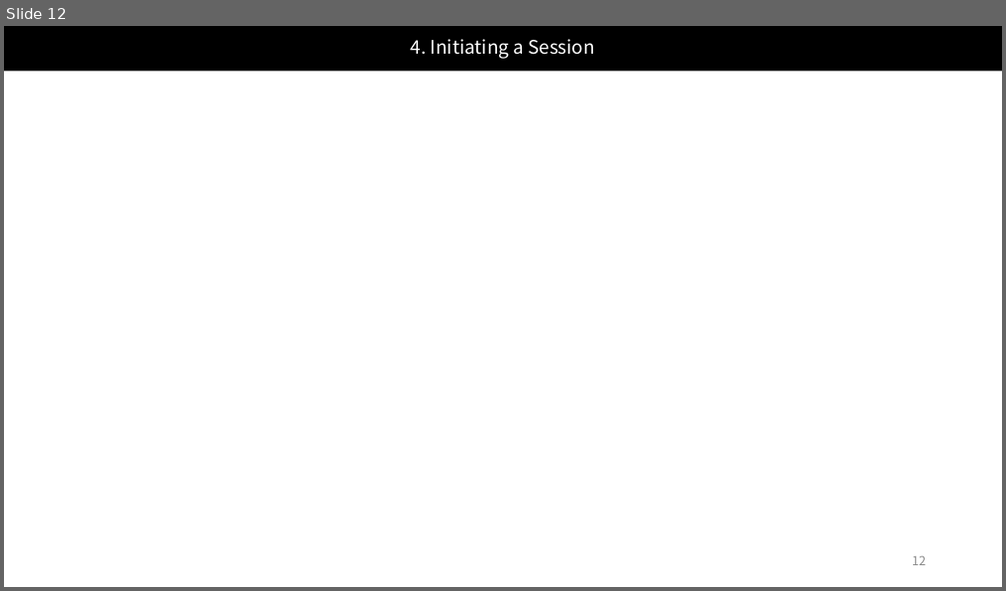
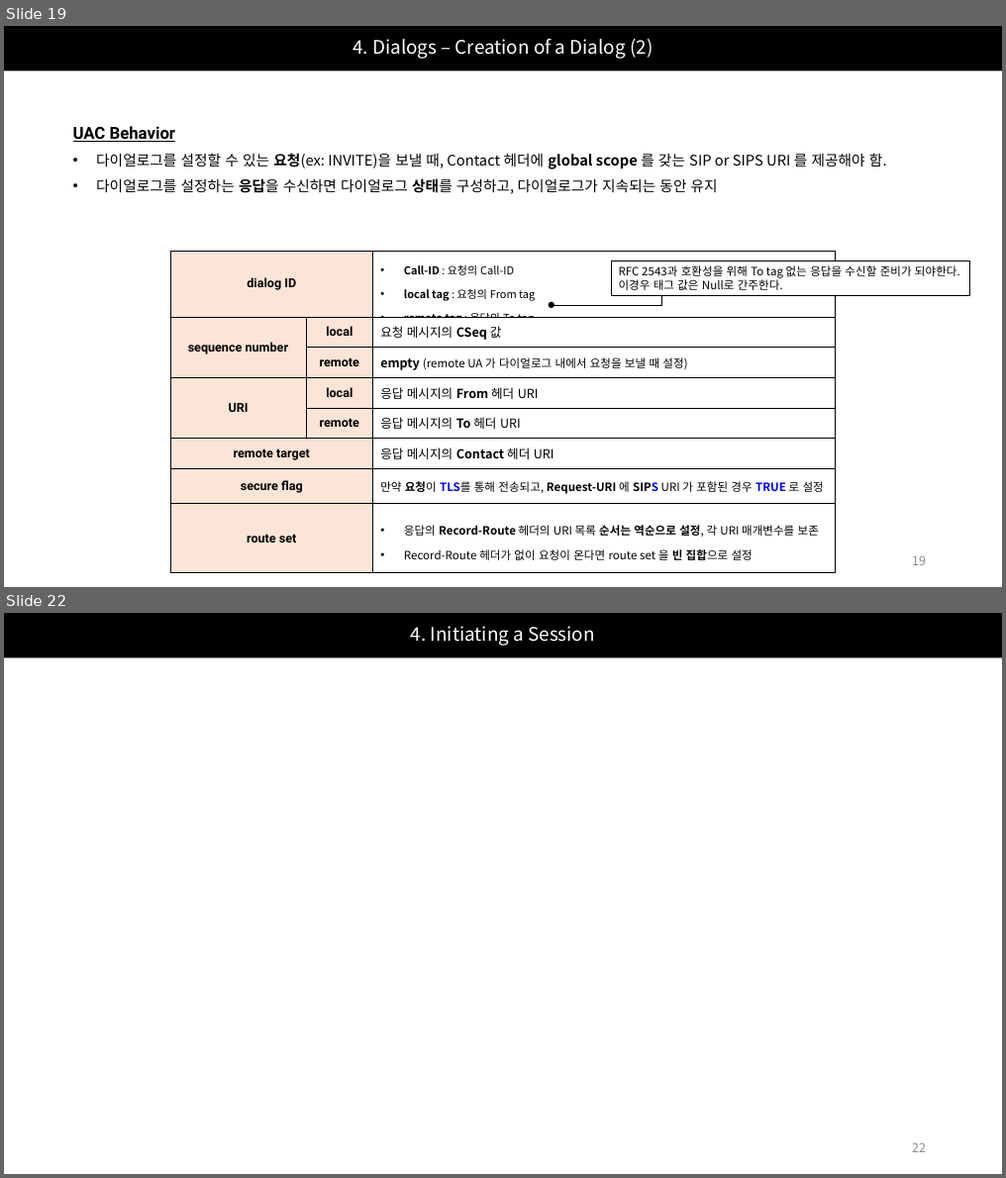
Before and after one commit to Epsilonely/SIP-Survey, a slide deck: 세미나 2차.pptx. Shown one above the other, each under a label of ours: slide 12 before the commit, slides 19 and 22 after it; the slides between them are not shown. The pictures are 1006x591 and 1006x1178 pixels, drawn with LibreOffice and Linux fonts; fonts in the diff are those of the drawing. Boxes give left, top, right and bottom in pixels: in the first picture for what was removed or moved away, otherwise in the second. Text is boxed around its words. In the diff, an @@ line names an element or a change of style, - is before the commit and + after.

```diff
--- a/세미나 2차.pptx
+++ b/세미나 2차.pptx
@@ slide 19 added at [4,26,1002,587], background #FFFFFF @@
@@ title added at [4,26,1002,71], fill #000000, 18 pt, text #FFFFFF @@
+4. Dialogs – Creation of a Dialog (2)
@@ text added at [73,126,887,194], 14 pt, text #000000 @@
+UAC Behavior
+• 다이얼로그를 설정할 수 있는 요청(ex: INVITE)을 보낼 때, Contact 헤더에 global scope 를 갖는 SIP or SIPS URI 를 제공해야 함.
+• 다이얼로그를 설정하는 응답을 수신하면 다이얼로그 상태를 구성하고, 다이얼로그가 지속되는 동안 유지
@@ table added at [170,251,836,565], 8 rows, 3 columns @@
+dialog ID |  | Call-ID : 요청의 Call-ID / local tag : 요청의 From tag / remote tag : 응답의 To tag
+sequence number | local | 요청 메시지의 CSeq 값
+ | remote | empty (remote UA 가 다이얼로그 내에서 요청을 보낼 때 설정)
+URI | local | 응답 메시지의 From 헤더 URI
+ | remote | 응답 메시지의 To 헤더 URI
+remote target |  | 응답 메시지의 Contact 헤더 URI
+secure flag |  | 만약 요청이 TLS를 통해 전송되고, Request-URI 에 SIPS URI 가 포함된 경우 TRUE 로 설정
+route set |  | 응답의 Record-Route 헤더의 URI 목록 순서는 역순으로 설정, 각 URI 매개변수를 보존 / Record-Route 헤더가 없이 요청이 온다면 route set 을 빈 집합으로 설정
@@ rectangle added at [611,261,969,296], fill #FFFFFF, outline #000000 0.75 pt, 11 pt, text #000000 @@
+RFC 2543과 호환성을 위해 To tag 없는 응답을 수신할 준비가 되야한다.
+이경우 태그 값은 Null로 간주한다.
@@ elbow arrow added from (772, 296) to (551, 305), #000000 0.5 pt @@
@@ page number added at [912,557,926,566], 12 pt, text #8C8C8C @@
+19
@@ what was slide 12 is now slide 22 @@
@@ page number at [912,1144,926,1153]: text changed @@
-12
+22
```
Also in this commit, not shown: 5 slides changed, 10 other slides added, 1 slide removed.
